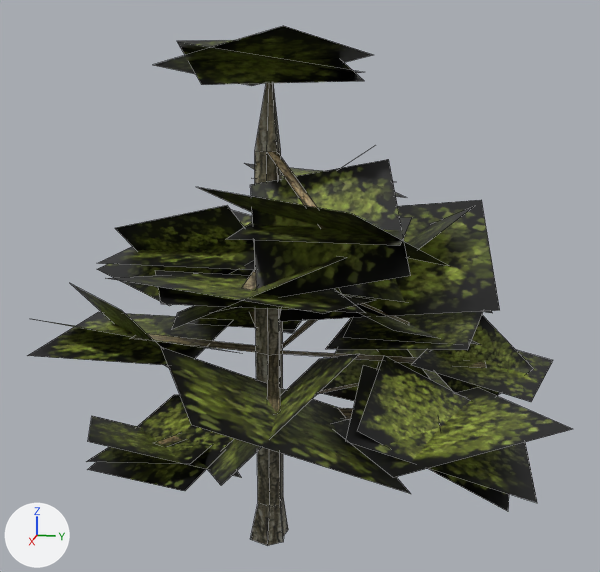
What one commit did to the Blender file 3DModels/BlendFiles/arbre.blend.
Both versions are drawn from a 50 mm camera at (27.26, 6.68, 16.53) aimed at (0.67, 1.36, 9.88). Every picture has the same lights, and +X, +Y and +Z are marked at lower left. Mesh edges are drawn as thin lines.

The older version as bpy lines, for what is in view:
```python
me_plane = bpy.data.meshes.new('Plane')
me_plane.from_pydata(...)  # 235 vertices, 101 faces; spans x -7.6..9.7, y -8.9..10.0, z 0.0..18.1
me_plane.materials.append(mat_arbre_jpg)  # picture img_arbre_jpg
ob_plane = bpy.data.objects.new('Plane', me_plane)
ob_plane.location = (0.0, 0.0, 0.0)
```
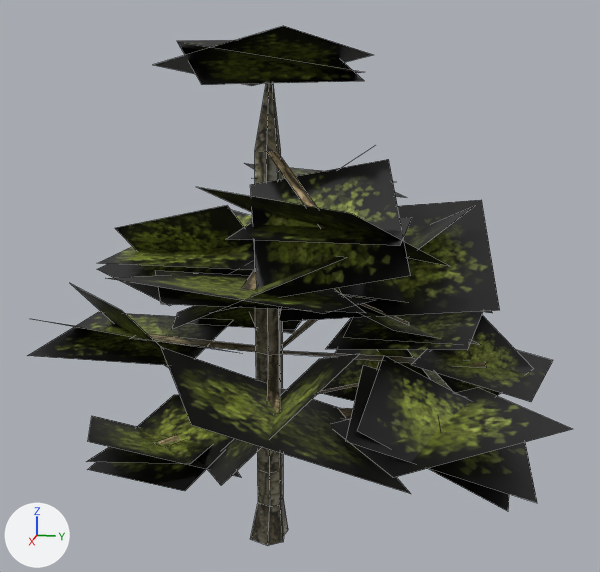
The newer file is also turned or shifted as a whole; pictures and numbers use the older file's frame.

What differs and where, as boxes [x1, y1, x2, y2] in the pictures (600 x 572 px):
part 1 of me_plane, built on: [257, 447, 283, 507] in both
part 2 of me_plane, surface changed: [46, 32, 555, 546] in both

What the commit changed:
me_plane is used by ob_plane; location (0.0, 0.0, 0.0).
me_plane had 235 vertices, 101 faces and spanned x -7.6..9.7, y -8.9..10.0, z 0.0..18.1.
me_plane now has 253 vertices, 125 faces and spans x -7.6..9.7, y -8.9..10.0, z 0.0..18.1.
Part 1, on me_plane:
8 faces are deleted.
4 vertices are added at (-0.2, 0.5, 2.8), (-0.1, 0.2, 2.0), (-0.2, 0.5, 1.5), (0.0, 0.2, 1.0).
7 new vertices lie (0.0, 0.0, -2.5) away from vertices in x -0.6..0.4, y -0.3..0.5, z 5.3.
7 new vertices lie (0.0, 0.0, -1.3) away from vertices in x -0.6..0.4, y -0.3..0.5, z 2.8.
32 new faces join them.
me_plane part 2: 93 kept faces spanning x -7.6..9.7, y -8.9..10.0, z 0.0..18.1 get new texture (UV) coordinates.
